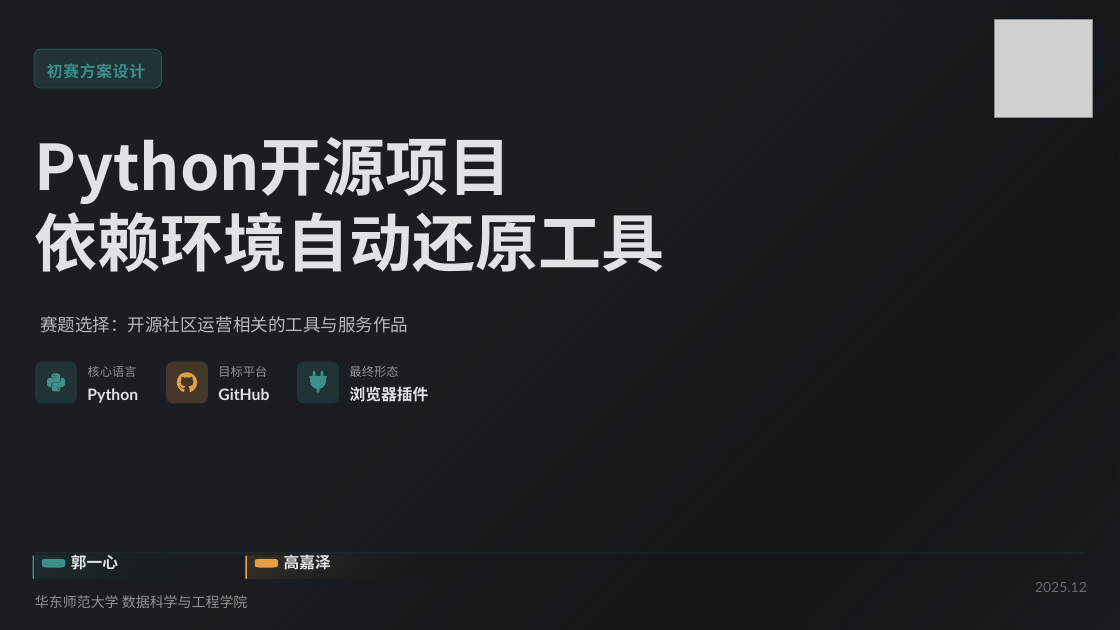
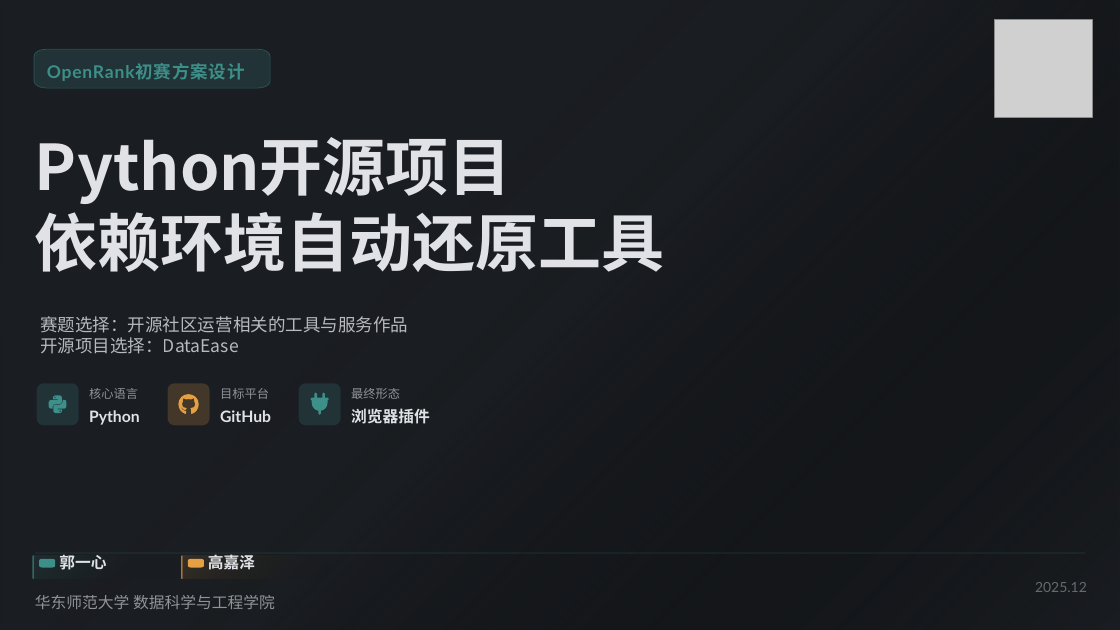
Before and after one commit to SSSSizn/OpenRank, a slide deck: slide 1 of 初赛ppt.pptx. Drawn at 1120x630 pixels with LibreOffice and Linux fonts; fonts in the diff are those of the drawing; grey boxes stand for pictures; background and template pictures are left out. Boxes give left, top, right and bottom in pixels: in the first picture for what was removed or moved away, otherwise in the second. Text is boxed around its words. In the diff, an @@ line names an element or a change of style, - is before the commit and + after.

Commit message:
初赛ppt提交

```diff
--- a/初赛ppt.pptx
+++ b/初赛ppt.pptx
@@ freeform shape: place and size @@
-freeform shape at bbox=[34, 49, 161, 88]
+freeform shape at bbox=[34, 49, 270, 88]
@@ text at bbox=[47, 64, 245, 81]: text changed; size 18 to 20 pt @@
-初赛方案设计
+OpenRank初赛方案设计
@@ text at bbox=[40, 337, 239, 354]: paragraph added @@
+开源项目选择：DataEase
@@ 6 texts, 6 freeform shapes: place and size @@
-6 texts, 6 freeform shapes at bbox=[35, 362, 429, 404]
+6 texts, 6 freeform shapes at bbox=[37, 383, 430, 425]
@@ freeform shape at bbox=[33, 556, 34, 579]: outline redrawn @@
@@ freeform shape: place and size @@
-freeform shape at bbox=[33, 556, 244, 579]
+freeform shape at bbox=[33, 556, 180, 579]
@@ freeform shape: place and size @@
-freeform shape at bbox=[42, 559, 66, 568]
+freeform shape at bbox=[39, 559, 55, 568]
@@ text "郭一心": place and size @@
-text "郭一心" at bbox=[71, 554, 118, 570]
+text "郭一心" at bbox=[59, 555, 106, 570]
@@ freeform shape: place and size @@
-freeform shape at bbox=[245, 556, 246, 579]
+freeform shape at bbox=[181, 556, 183, 579]
@@ freeform shape: place and size @@
-freeform shape at bbox=[245, 556, 456, 579]
+freeform shape at bbox=[181, 556, 329, 579]
@@ freeform shape: place and size @@
-freeform shape at bbox=[254, 559, 278, 568]
+freeform shape at bbox=[188, 559, 204, 568]
@@ text "高嘉泽": place and size @@
-text "高嘉泽" at bbox=[284, 552, 331, 570]
+text "高嘉泽" at bbox=[208, 554, 255, 570]
@@ text "华东师范大学 数据科学与工程学院" at bbox=[35, 595, 275, 609]: size 16 to 18 pt @@
```
Also in this commit, not shown: 3 other slides changed.
